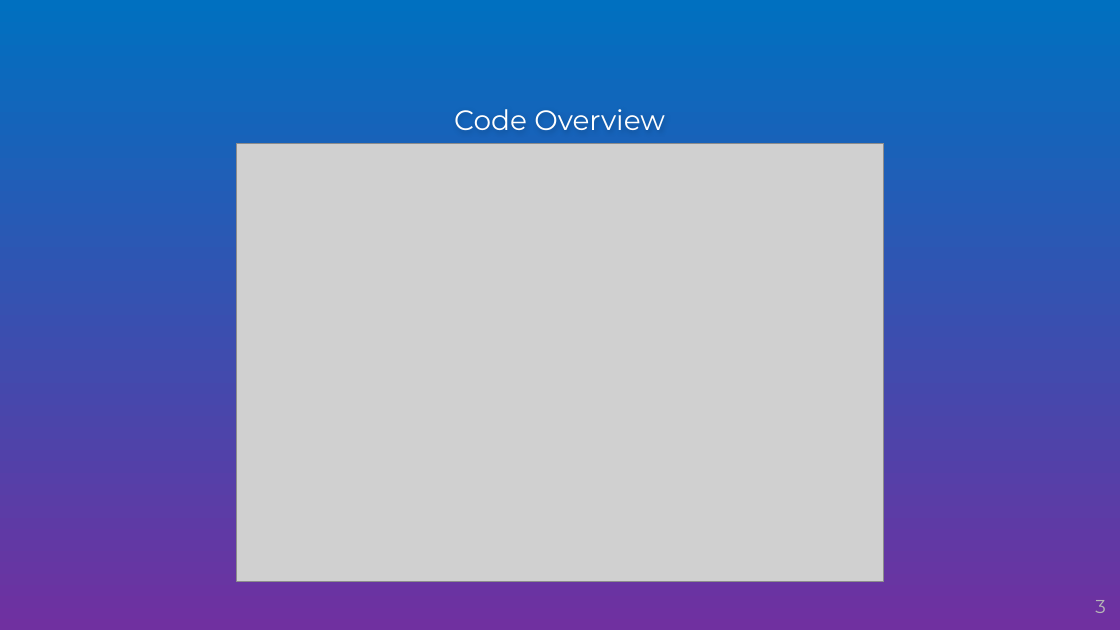
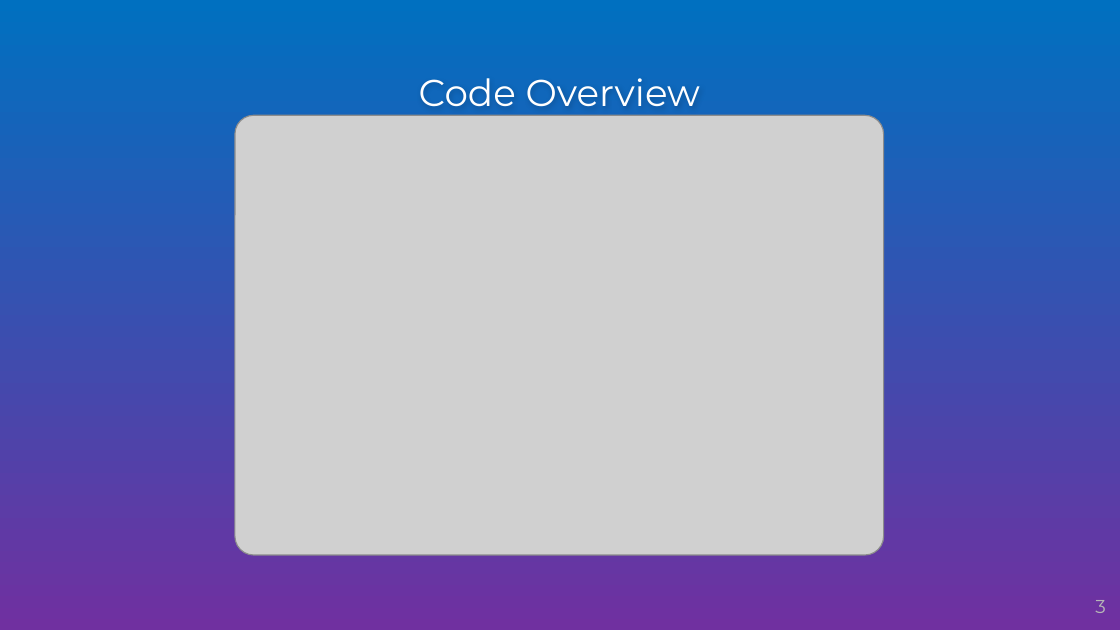
Before and after one commit to samrudhshenoy/Newtons-Playground, a slide deck: slide 3 of NewtonsPlaygroundPresentation.pptx. Drawn at 1120x630 pixels with LibreOffice and Linux fonts; fonts in the diff are those of the drawing; grey boxes stand for pictures; background and template pictures are left out. Boxes give left, top, right and bottom in pixels: in the first picture for what was removed or moved away, otherwise in the second. Text is boxed around its words. In the diff, an @@ line names an element or a change of style, - is before the commit and + after.

Commit message:
Final Presentation :))

```diff
--- a/NewtonsPlaygroundPresentation.pptx
+++ b/NewtonsPlaygroundPresentation.pptx
@@ title "Code Overview": place and size @@
-title "Code Overview" at bbox=[454, 109, 665, 130]
+title "Code Overview" at bbox=[419, 78, 700, 116]
@@ title "Code Overview" at bbox=[419, 78, 700, 116]: size 18 to 24 pt @@
@@ picture: place and size @@
-picture at bbox=[236, 143, 884, 582]
+picture at bbox=[235, 115, 884, 556]
```
Also in this commit, not shown: 5 other slides changed, 3 slides added, 18 slides removed.
